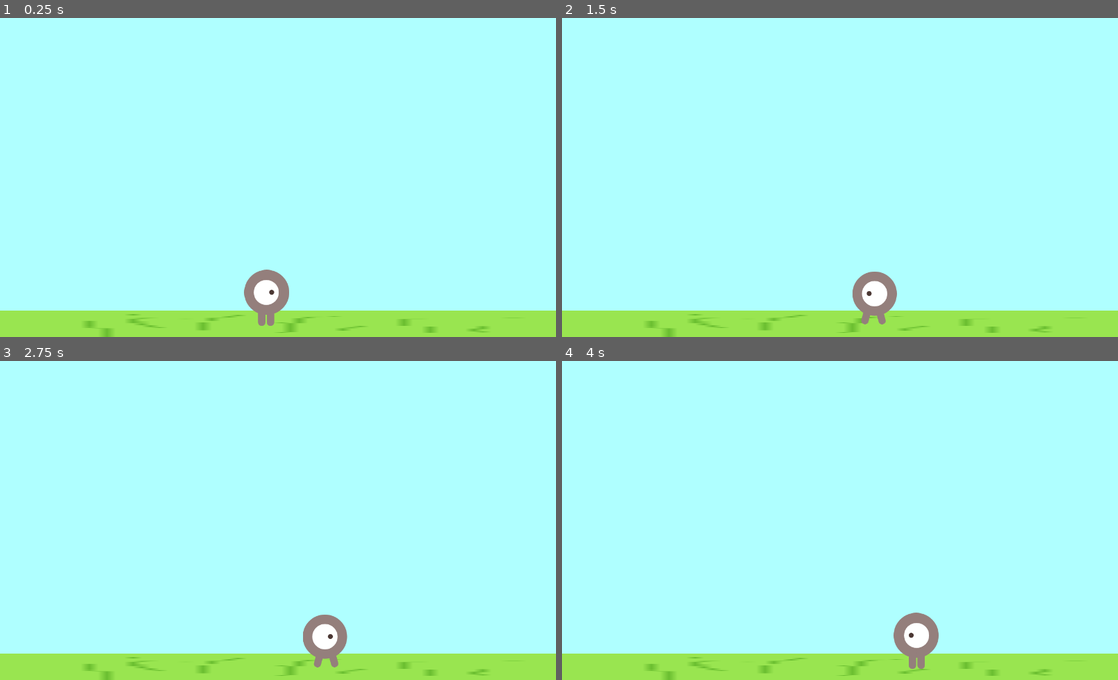
Above: before the commit, frames 1-4 (two rows, left to right).
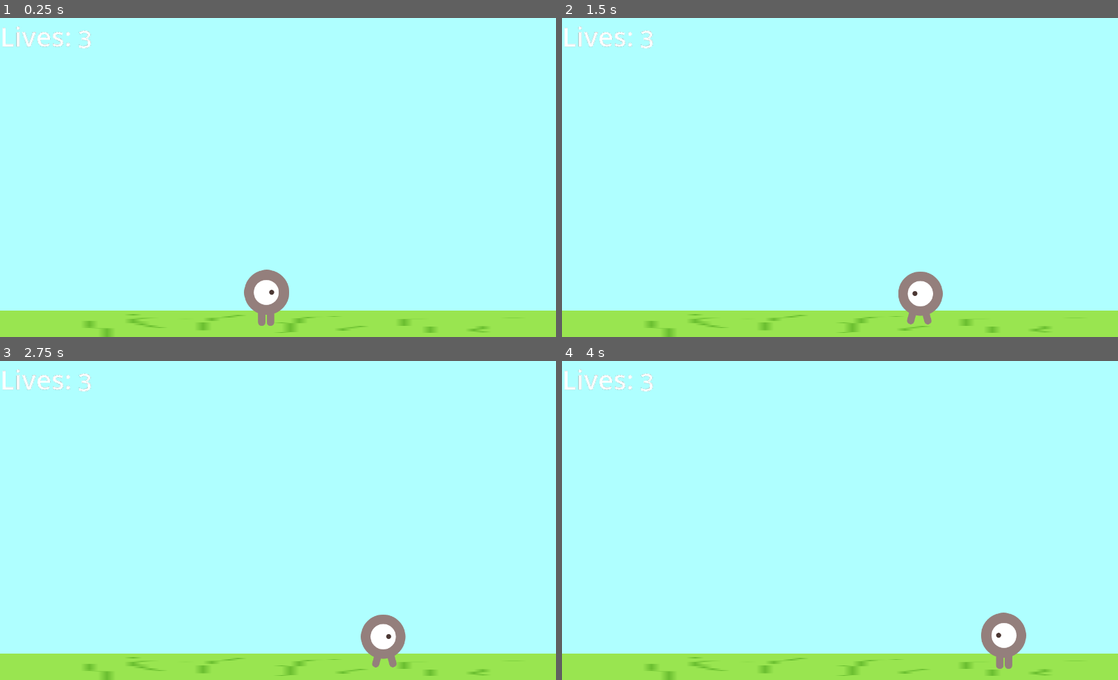
Above: after the commit, the same moments.

Repository: mgarrod193/GD2DCatchFallingObjects
Game: Godot game, scene res://main.tscn
Two runs of this game, one before a commit and one after it. Both use one fixed random seed, a clock stepped at 60 frames per second and the inputs below. This scene is started directly instead of the project's main scene.
Inputs:
- Up to frame 1 (0.25 s): no input
- Up to frame 2 (1.5 s): tap Enter at 0.5 s; hold Right (walk_right) 0.53-1.28 s; hold Left (walk_left) from 1.28 s (still down)
- Up to frame 3 (2.75 s): release Left (walk_left) at 2.03 s; hold Right (walk_right) from 2.03 s (still down)
- Up to frame 4 (4 s): release Right (walk_right) at 3.53 s; hold Left (walk_left) from 3.53 s (still down)

The runs differ from the first frame. In frame 1, 0.4% of the frame differs, in the area x 0-17%, y 2-10%; in frame 2, 2.3%; in frame 3, 2.3%; in frame 4, 2.4%, in the area x 0-84%, y 2-97%.

Commit message:
added lives counter, collision detection for ground and function called

Diff:
--- a/Player.gd
+++ b/Player.gd
@@ -2,8 +2,7 @@
 signal catch
 
 
-@export var walk_speed = 200
-@export var lives =3
+@export var walk_speed = 400
 var screen_size
 
 
--- a/main.gd
+++ b/main.gd
@@ -1,6 +1,7 @@
 extends Node
 
 @export var mob_scene: PackedScene
+@export var lives = 3
 var score
 
 var spawn1
@@ -11,6 +12,7 @@
 # Called when the node enters the scene tree for the first time.
 func _ready():
 	$Player.start($StartPosition.position)
+	$HUD.update_lives(lives)
 	score = 0
 	spawn1 = $EnemySpawn1.position
 	spawn2 = $EnemySpawn2.position
@@ -22,7 +24,6 @@
 # Called every frame. 'delta' is the elapsed time since the previous frame.
 func _process(_delta):
 	pass
-
 
 func _on_start_timer_timeout():
 	$ScoreTimer.start()
@@ -39,3 +40,10 @@
 	mob.position = spawns[random_spawn]
 
 	add_child(mob)
+
+
+func _on_area_2d_body_entered(body):
+	if body.name == "Mob":
+		lives -= 1
+		$HUD.update_lives(lives) # Replace with function body.
+		body.queue_free()
--- a/main.tscn
+++ b/main.tscn
@@ -1,9 +1,12 @@
-[gd_scene load_steps=5 format=3 uid="uid://cyc8r03m10vjf"]
+[gd_scene load_steps=7 format=3 uid="uid://cyc8r03m10vjf"]
 
 [ext_resource type="Script" path="res://main.gd" id="1_wvaje"]
 [ext_resource type="PackedScene" uid="uid://db4cnemqigasj" path="res://mob.tscn" id="2_0tta2"]
 [ext_resource type="Texture2D" uid="uid://bbm6mh3la7jew" path="res://art/basicGround.png" id="2_chaxb"]
 [ext_resource type="PackedScene" uid="uid://cos7gmef4phv5" path="res://Player.tscn" id="3_etppv"]
+[ext_resource type="PackedScene" uid="uid://sylva27due6h" path="res://hud.tscn" id="5_qkw6q"]
+
+[sub_resource type="RectangleShape2D" id="RectangleShape2D_cklb6"]
 
 [node name="main" type="Node" groups=["SpawnLocations"]]
 script = ExtResource("1_wvaje")
@@ -46,6 +49,16 @@
 [node name="EnemySpawn4" type="Marker2D" parent="." groups=["SpawnLoactions"]]
 position = Vector2(997, -19)
 
+[node name="HUD" parent="." instance=ExtResource("5_qkw6q")]
+
+[node name="Area2D" type="Area2D" parent="."]
+
+[node name="CollisionShape2D" type="CollisionShape2D" parent="Area2D"]
+position = Vector2(400, 780)
+scale = Vector2(100, 1)
+shape = SubResource("RectangleShape2D_cklb6")
+
 [connection signal="timeout" from="StartTimer" to="." method="_on_start_timer_timeout"]
 [connection signal="timeout" from="SpawnTimer" to="." method="_on_spawn_timer_timeout"]
 [connection signal="timeout" from="ScoreTimer" to="." method="_on_score_timer_timeout"]
+[connection signal="body_entered" from="Area2D" to="." method="_on_area_2d_body_entered"]
--- a/mob.gd
+++ b/mob.gd
@@ -1,6 +1,6 @@
 extends RigidBody2D
 
-
+signal death
 # Called when the node enters the scene tree for the first time.
 func _ready():
 	$AnimatedSprite2D.play("default")
